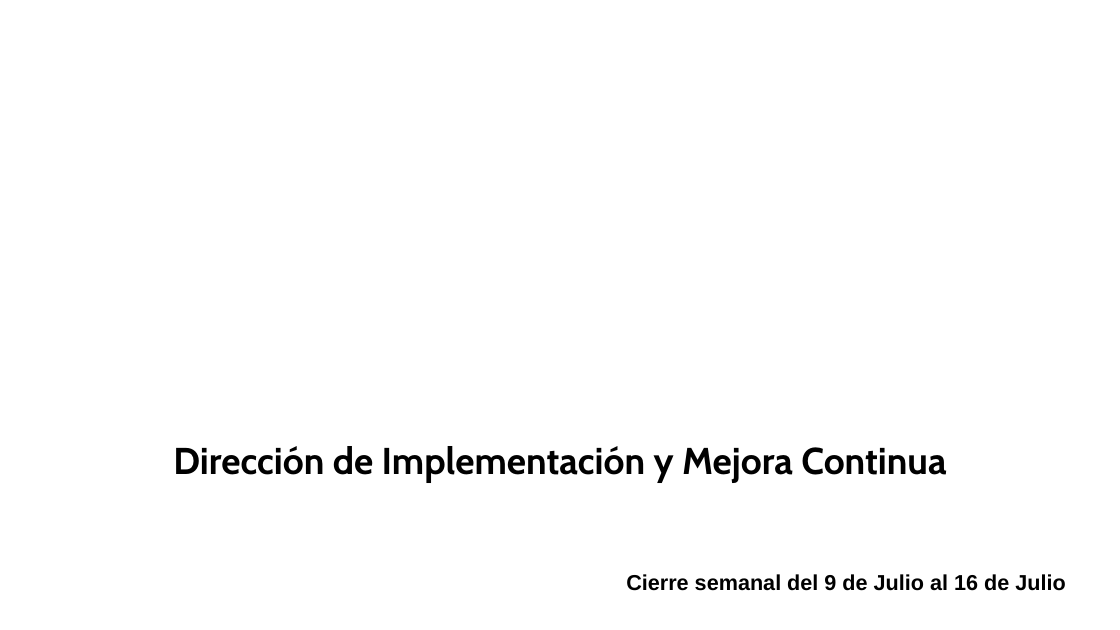
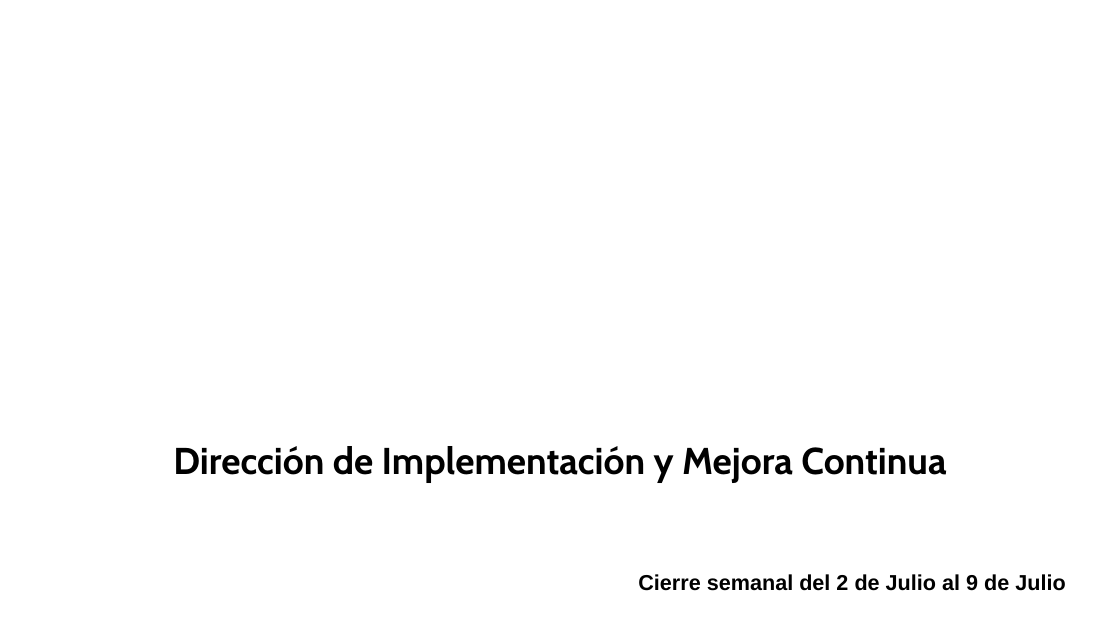
Before and after one commit to DTI-Dashboard/Proyectos, a slide deck: slide 1 of cierre_base.pptx. Drawn at 1120x630 pixels with LibreOffice and Linux fonts; fonts in the diff are those of the drawing; background and template pictures are left out. Boxes give left, top, right and bottom in pixels: in the first picture for what was removed or moved away, otherwise in the second. Text is boxed around its words. In the diff, an @@ line names an element or a change of style, - is before the commit and + after.

Commit message:
reporte: actualizar cierre_base.pptx (bajo demanda)

```diff
--- a/cierre_base.pptx
+++ b/cierre_base.pptx
@@ text at (x1=638, y1=574, x2=1065, y2=591): text changed @@
-Cierre semanal del 9 de Julio al 16 de Julio
+Cierre semanal del 2 de Julio al 9 de Julio
```
Also in this commit, not shown: 1 other slide changed.
